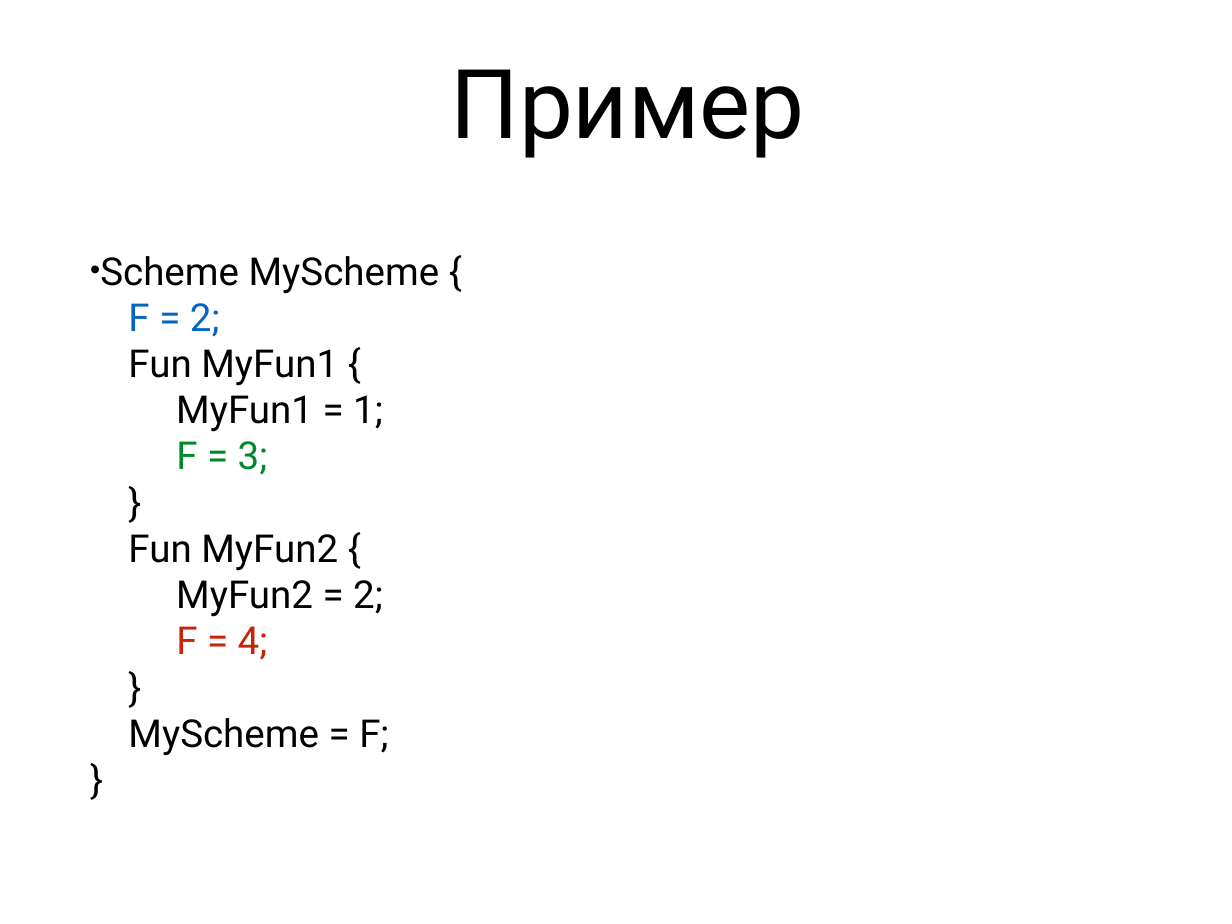
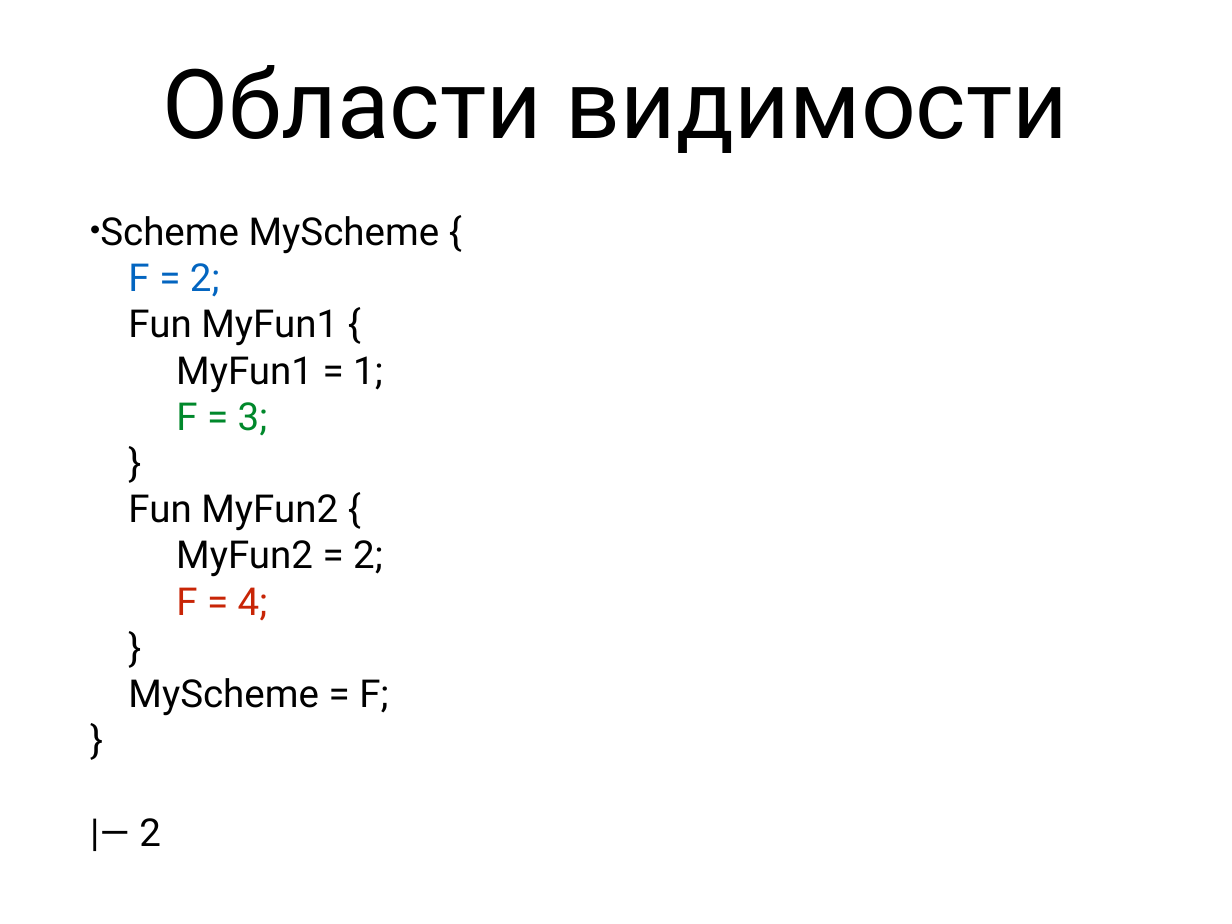
Before and after one commit to Zumisha/Parallel-Programming, a slide deck: slide 25 of Документация/fptl.ppt (slide 26 before the commit). Drawn at 1232x924 pixels with LibreOffice and Linux fonts; fonts in the diff are those of the drawing. Boxes give left, top, right and bottom in pixels: in the first picture for what was removed or moved away, otherwise in the second. Text is boxed around its words. In the diff, an @@ line names an element or a change of style, - is before the commit and + after.

```diff
--- a/Документация/fptl.ppt
+++ b/Документация/fptl.ppt
@@ title at bbox=[163, 65, 1068, 153]: text changed @@
-Пример
+Области видимости
@@ text at bbox=[100, 216, 440, 716]: paragraph added @@
+|— 2
@@ text "Scheme MyScheme { F = ...": place and size @@
-text "Scheme MyScheme { F = ..." at bbox=[100, 256, 440, 756]
+text "Scheme MyScheme { F = ..." at bbox=[100, 216, 440, 716]
```
Also in this commit, not shown: 26 other slides changed, 1 slide removed, 1 other file.
